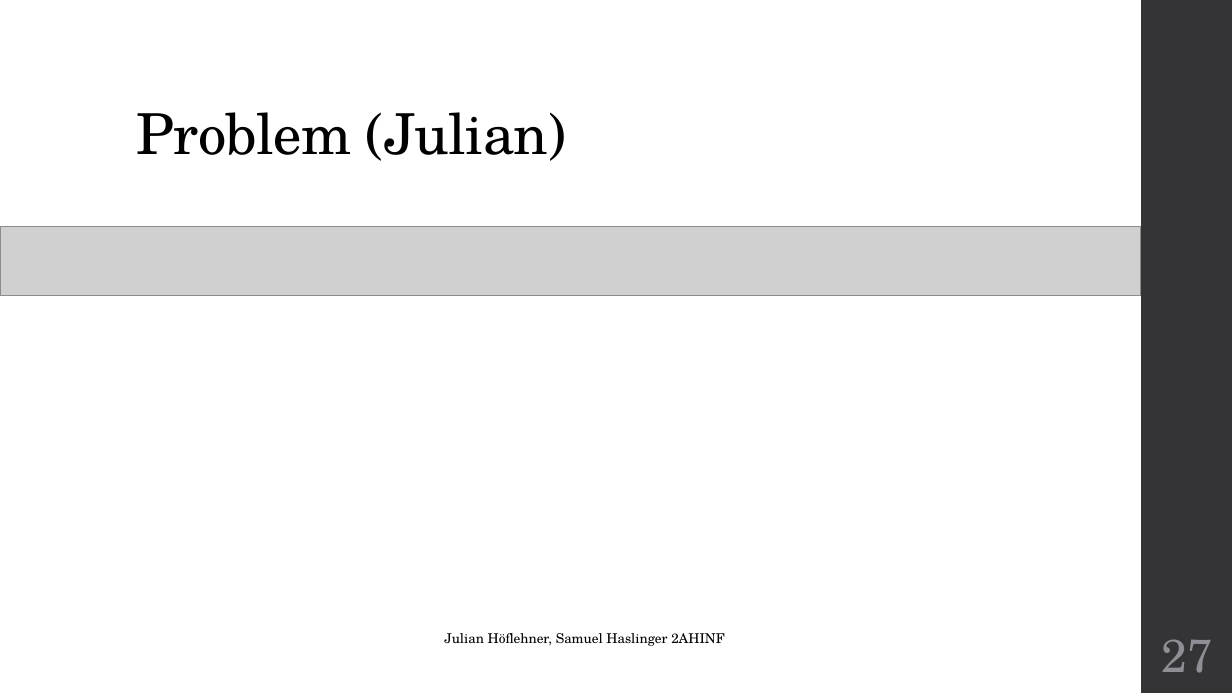
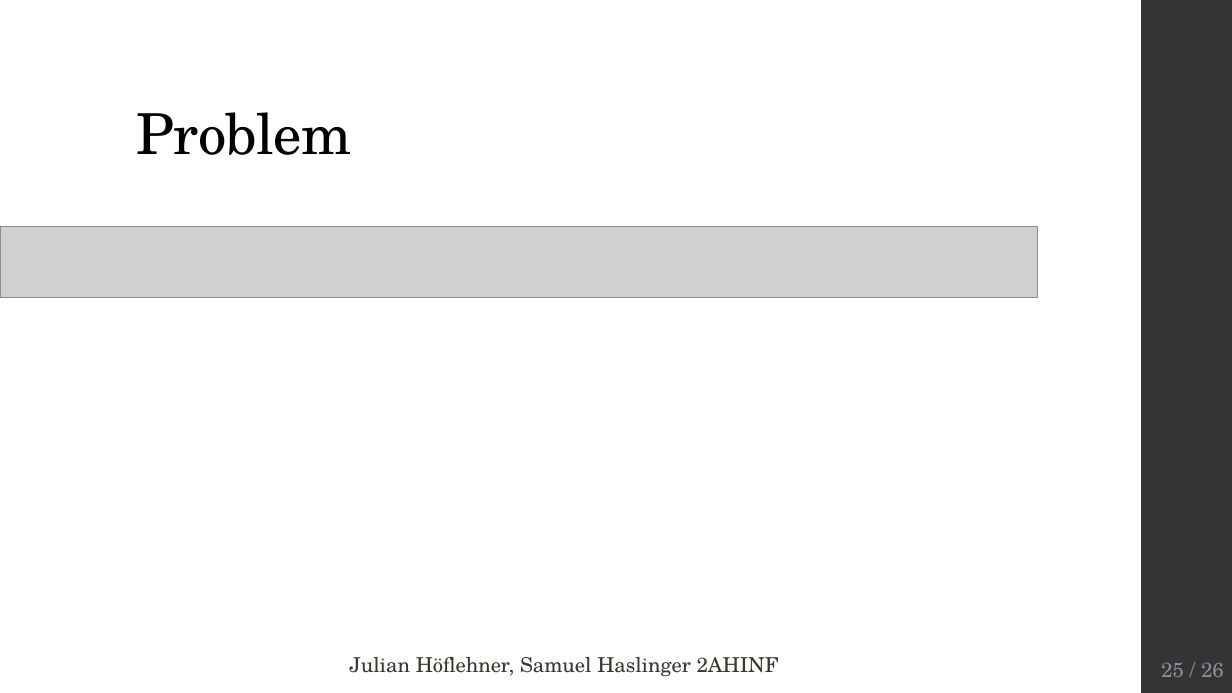
Before and after one commit to Wutze0/Mensch_Aergere_Dich_Nicht, a slide deck: slide 25 of MenschAergereDichNicht.pptx (slide 27 before the commit). Drawn at 1232x693 pixels with LibreOffice and Linux fonts; fonts in the diff are those of the drawing; grey boxes stand for pictures. Boxes give left, top, right and bottom in pixels: in the first picture for what was removed or moved away, otherwise in the second. Text is boxed around its words. In the diff, an @@ line names an element or a change of style, - is before the commit and + after.

```diff
--- a/MenschAergereDichNicht.pptx
+++ b/MenschAergereDichNicht.pptx
@@ title at box(137, 112, 352, 155): text changed @@
-Problem (Julian)
+Problem
@@ picture: place and size @@
-picture at box(1, 226, 1141, 296)
+picture at box(1, 226, 1038, 298)
@@ text "Julian Höflehner, Samuel Haslinger 2AHINF": place and size @@
-text "Julian Höflehner, Samuel Haslinger 2AHINF" at box(444, 633, 725, 646)
+text "Julian Höflehner, Samuel Haslinger 2AHINF" at box(349, 657, 779, 676)
@@ text "Julian Höflehner, Samuel Haslinger 2AHINF" at box(349, 657, 779, 676): size 10.5 to 16 pt, text colour #000000 to #3A372F @@
@@ page number removed at box(1162, 639, 1213, 673) @@
-27
@@ page number added at box(1161, 663, 1224, 677), 16 pt, text #8E8E94 @@
+25 / 26
```
Also in this commit, not shown: 20 other slides changed, 5 slides added, 7 slides removed, 3 other files.
